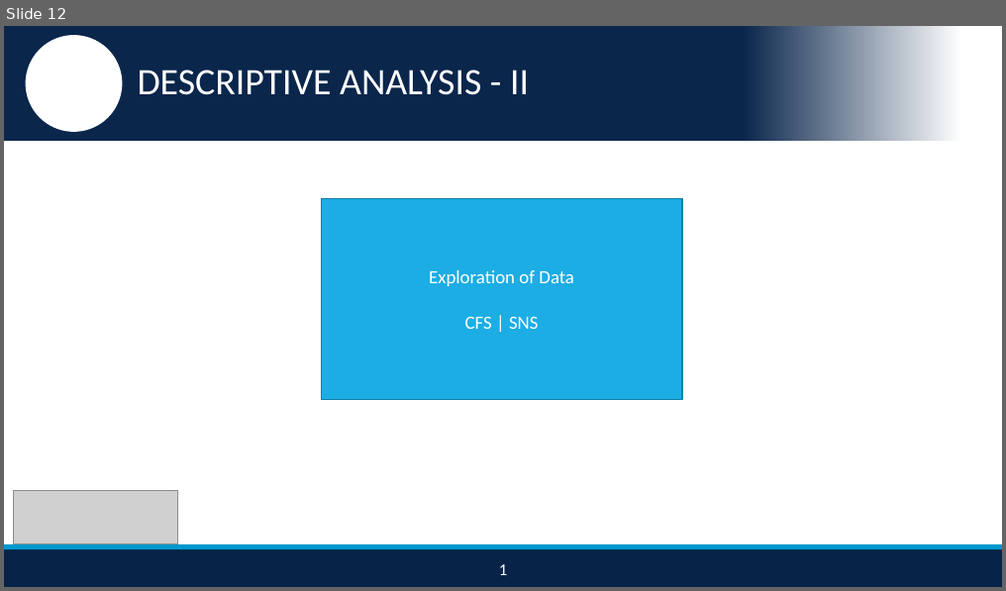
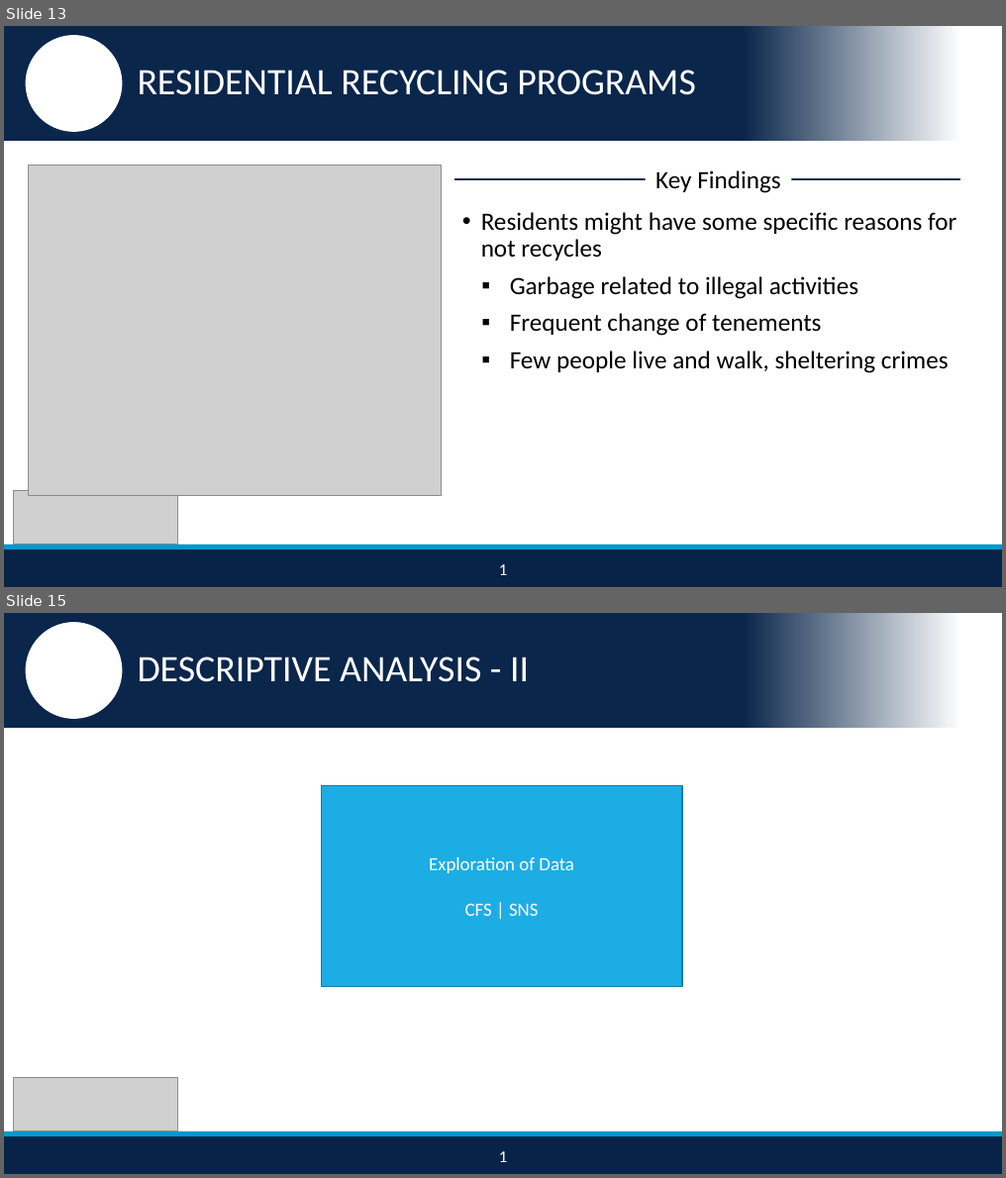
Before and after one commit to nikhilba/NOLA, a slide deck: Presentation/NOLA_Midterm_Presentation_v1.2.pptx. Shown one above the other, each under a label of ours: slide 12 before the commit, slides 13 and 15 after it; the slides between them are not shown. The pictures are 1006x591 and 1006x1178 pixels, drawn with LibreOffice and Linux fonts; fonts in the diff are those of the drawing; grey boxes stand for pictures; background and template pictures are left out. Boxes give left, top, right and bottom in pixels: in the first picture for what was removed or moved away, otherwise in the second. Text is boxed around its words. In the diff, an @@ line names an element or a change of style, - is before the commit and + after.

```diff
--- a/Presentation/NOLA_Midterm_Presentation_v1.2.pptx
+++ b/Presentation/NOLA_Midterm_Presentation_v1.2.pptx
@@ slide 13 added at (4, 26, 1002, 587), background #FFFFFF; not listed: 4 template elements that a slide beside it also shows @@
@@ text added at (138, 70, 695, 95), 36 pt, text #FFFFFF @@
+RESIDENTIAL RECYCLING PROGRAMS
@@ picture added at (29, 166, 442, 496) @@
@@ text added at (655, 171, 781, 193), 24 pt, text #000000 @@
+Key Findings
@@ line added from (454, 179) to (960, 179), #0A264B 2.25 pt @@
@@ text added at (481, 212, 956, 373), 24 pt, text #000000 @@
+• Residents might have some specific reasons for not recycles
+▪ Garbage related to illegal activities
+▪ Frequent change of tenements
+▪ Few people live and walk, sheltering crimes
@@ picture added at (14, 491, 178, 544) @@
@@ text added at (499, 565, 507, 575), 16 pt, text #FFFFFF @@
+1
@@ what was slide 12 is now slide 15 @@
```
Also in this commit, not shown: 11 slides changed, 3 other slides added, 1 slide removed, 4 other files.
